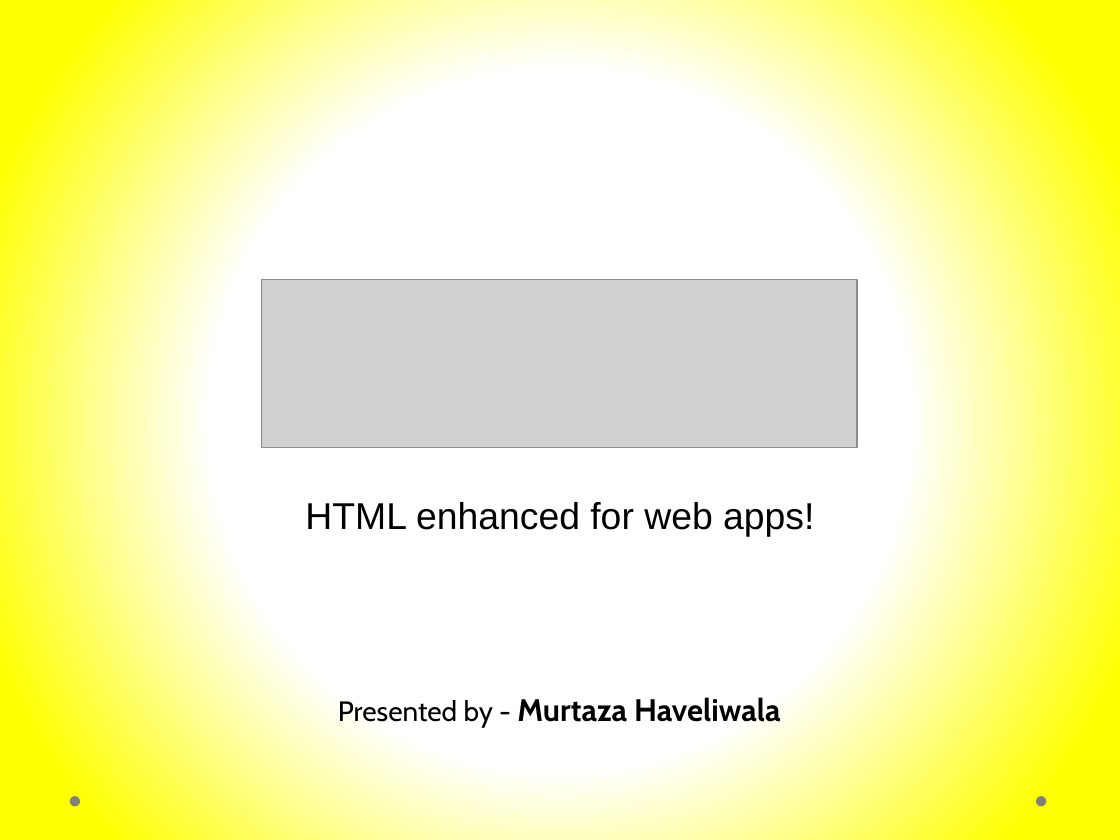
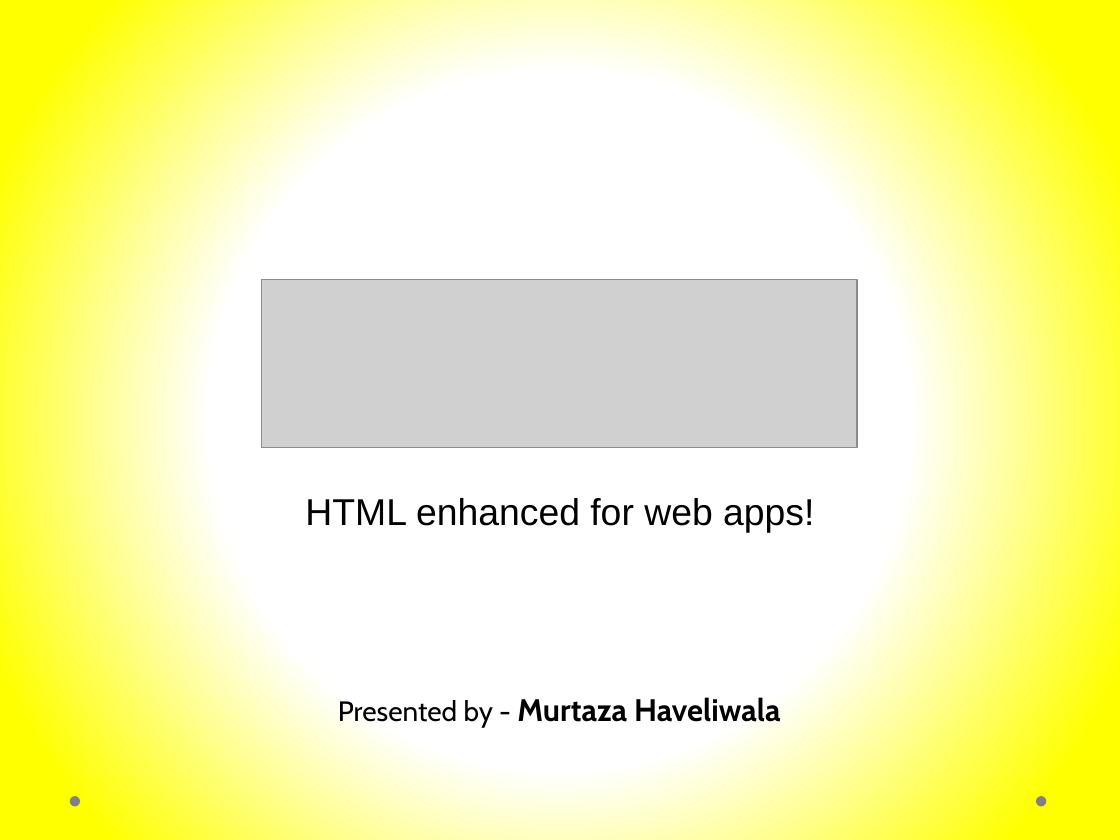
Before and after one commit to murtazahaveliwala/technext-angularjs-demo, a slide deck: slide 1 of Introduction to AngularJs.pptx. Drawn at 1120x840 pixels with LibreOffice and Linux fonts; fonts in the diff are those of the drawing; grey boxes stand for pictures. Boxes give left, top, right and bottom in pixels: in the first picture for what was removed or moved away, otherwise in the second. Text is boxed around its words. In the diff, an @@ line names an element or a change of style, - is before the commit and + after.

```diff
--- a/Introduction to AngularJs.pptx
+++ b/Introduction to AngularJs.pptx
@@ title "HTML enhanced for web apps!": place and size @@
-title "HTML enhanced for web apps!" at bbox=[305, 502, 814, 537]
+title "HTML enhanced for web apps!" at bbox=[305, 498, 814, 533]
```
Also in this commit, not shown: 2 other slides changed, 3 other files.
